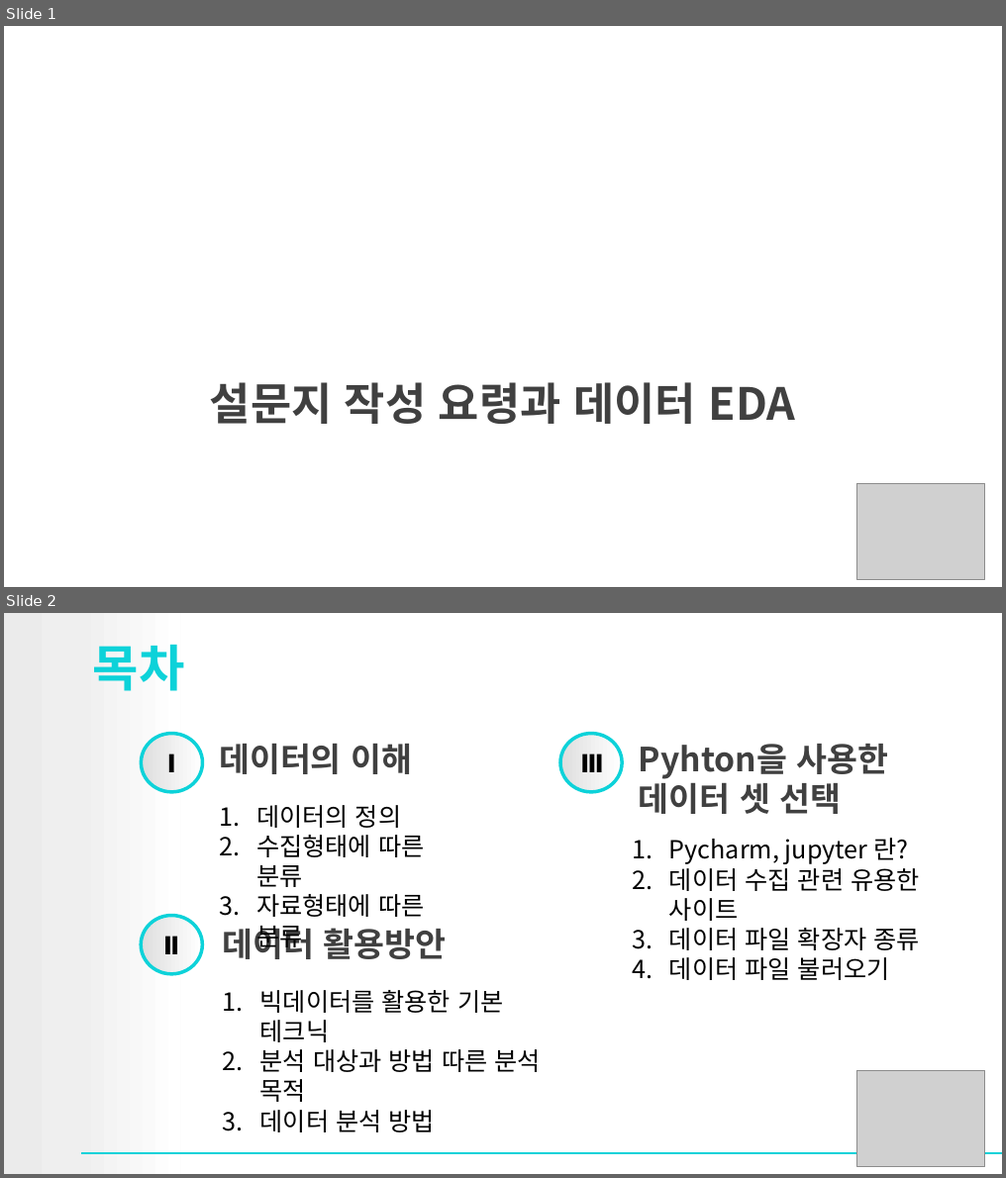
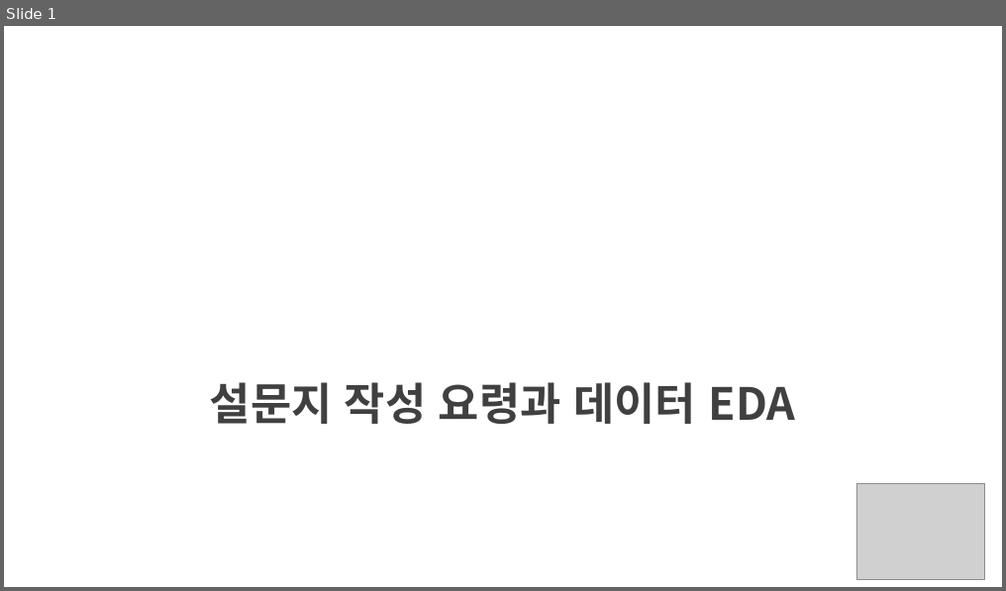
Before and after one commit to kyunleader/-, a slide deck: 과학교 2주차 발표자료.pptx. Shown one above the other, each under a label of ours: slides 1 and 2 before the commit, slide 1 after it. The pictures are 1006x1178 and 1006x591 pixels, drawn with LibreOffice and Linux fonts; fonts in the diff are those of the drawing; grey boxes stand for pictures; background and template pictures are left out. Boxes give left, top, right and bottom in pixels: in the first picture for what was removed or moved away, otherwise in the second. Text is boxed around its words. In the diff, an @@ line names an element or a change of style, - is before the commit and + after.

```diff
--- a/과학교 2주차 발표자료.pptx
+++ b/과학교 2주차 발표자료.pptx
@@ slide 2 removed at (4,613,1002,1174), background #FFFFFF @@
@@ rectangle removed at (4,613,180,1173) @@
@@ title removed at (93,645,185,691) @@
-목차
@@ ellipse removed at (141,734,203,792) @@
@@ text removed at (167,754,176,772) @@
-Ⅰ
@@ text removed at (219,744,412,774) @@
-데이터의 이해
@@ ellipse removed at (560,734,623,792) @@
@@ text removed at (580,754,604,772) @@
-Ⅲ
@@ text removed at (639,744,889,814) @@
-Pyhton을 사용한
-데이터 셋 선택
@@ text removed at (256,805,447,959) @@
-데이터 활용방안
@@ text removed at (256,805,424,952) @@
-1. 데이터의 정의
-2. 수집형태에 따른 분류
-3. 자료형태에 따른 분류
@@ text removed at (669,838,920,980) @@
-1. Pycharm, jupyter 란?
-2. 데이터 수집 관련 유용한 사이트
-3. 데이터 파일 확장자 종류
-4. 데이터 파일 불러오기
@@ ellipse removed at (141,915,203,974) @@
@@ text removed at (163,936,180,955) @@
-Ⅱ
@@ text removed at (260,990,541,1133) @@
-1. 빅데이터를 활용한 기본 테크닉
-2. 분석 대상과 방법 따른 분석 목적
-3. 데이터 분석 방법
@@ picture removed at (856,1071,985,1166) @@
@@ line removed from (82, 1154) to (1002, 1154) @@
```
Also in this commit, not shown: 2 slides changed, 28 slides added, 22 other slides removed.
